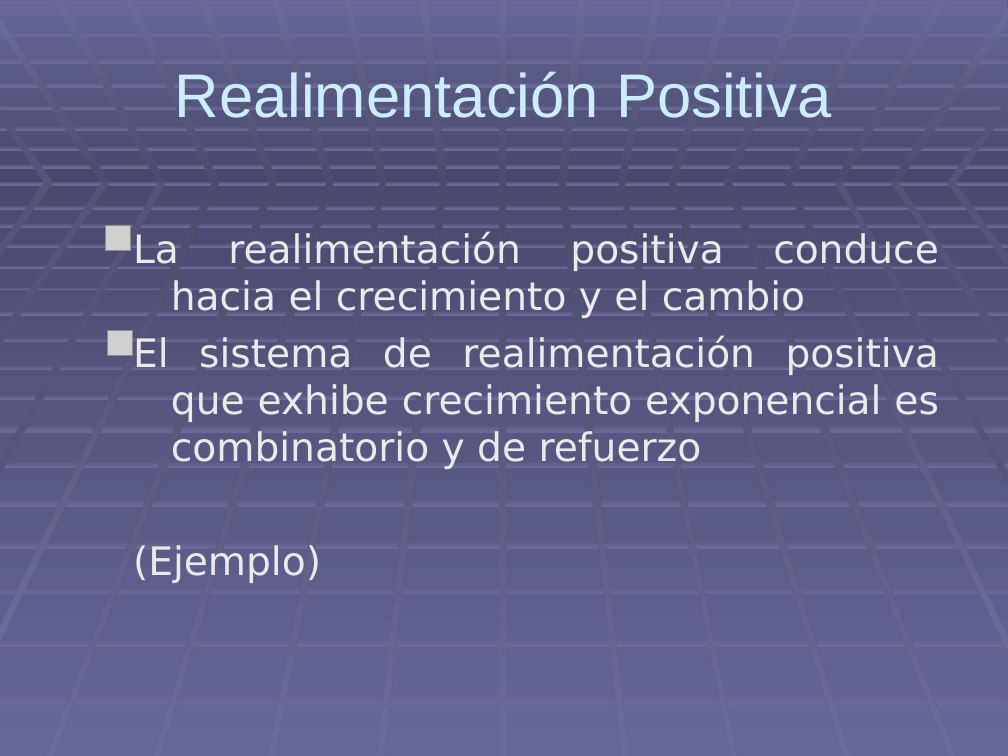
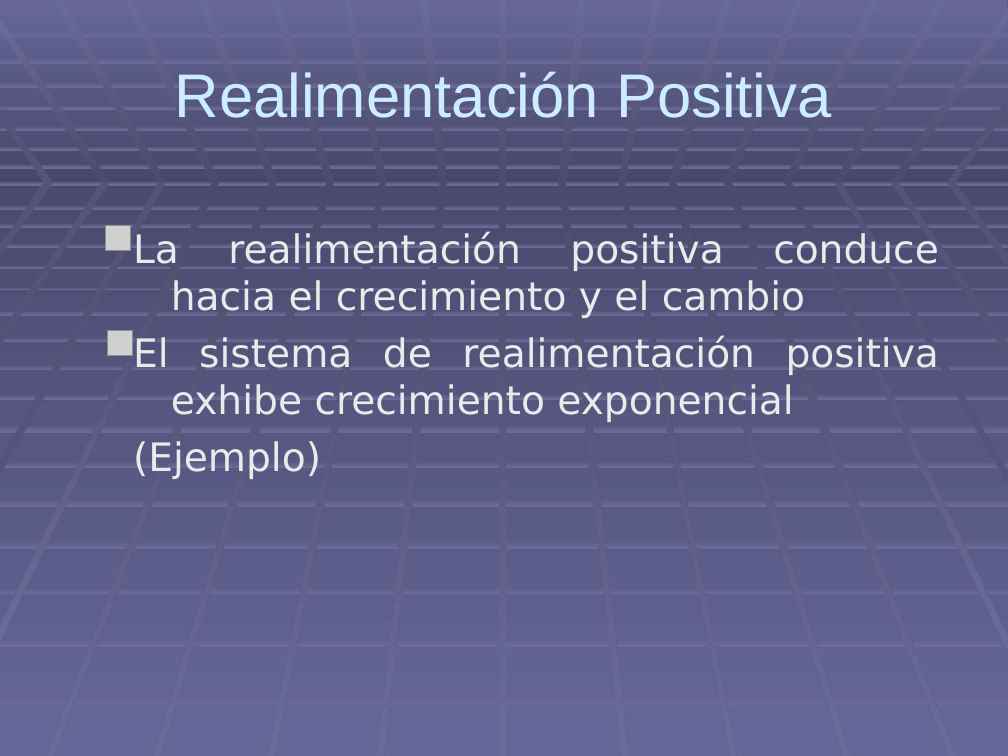
Before and after one commit to DavidRojasRobles/Simulacion, a slide deck: slide 19 of Modelado Estructural/Road Maps CH 2 Material/ROAD MAPS2.ppt (slide 17 before the commit). Drawn at 1008x756 pixels with LibreOffice and Linux fonts; fonts in the diff are those of the drawing; grey boxes stand for pictures. Boxes give left, top, right and bottom in pixels: in the first picture for what was removed or moved away, otherwise in the second. Text is boxed around its words. In the diff, an @@ line names an element or a change of style, - is before the commit and + after.

```diff
--- a/Modelado Estructural/Road Maps CH 2 Material/ROAD MAPS2.ppt
+++ b/Modelado Estructural/Road Maps CH 2 Material/ROAD MAPS2.ppt
@@ text at bbox=[133, 335, 939, 422]: text changed @@
-El sistema de realimentación positiva que exhibe crecimiento exponencial es combinatorio y de refuerzo
+El sistema de realimentación positiva exhibe crecimiento exponencial
```
Also in this commit, not shown: 1 other slide changed, 6 slides added, 30 other files.
